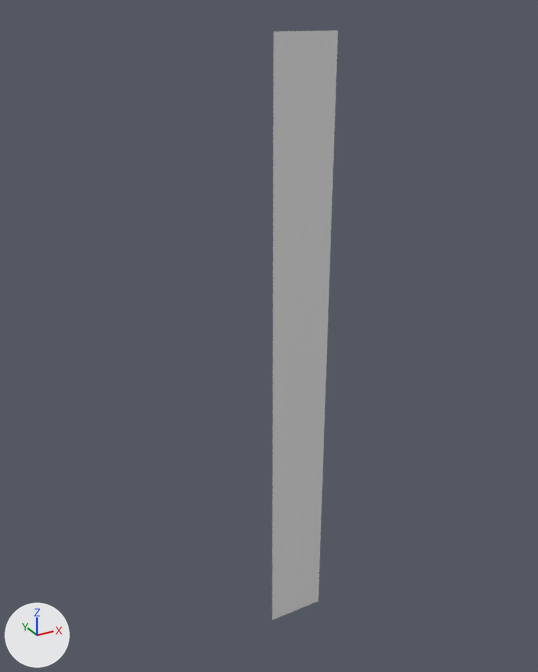
The OBJ model Bakkie doen/Assets/Tiled2Unity/Meshes/Red_Minigame.obj as it was, and as the next commit left it.
One viewpoint serves both versions: a 50 mm camera at (-4874.0, -7310.0, 216.0) aimed at (-747.0, 194.0, -3536.0). Arrows for +X, +Y and +Z are at lower left; the lights stay in place. Where no turn or scale is listed for an object, it has been applied to the vertices.

Names of what the first picture shows: 'Red_Minigame'.
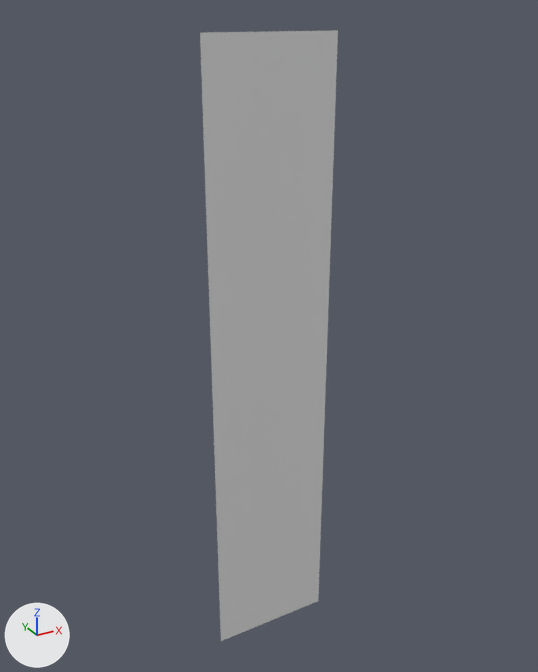
Location of each change, (x1, y1, x2, y2) in pixels of the pictures (538 x 672 px):
'Red_Minigame', reshaped (107% wider): before (272, 30, 338, 620); after (200, 30, 338, 641)
part 1 of me_red_minigame, added: after (200, 31, 274, 641)

Diff of the bpy script that builds the scene:
```diff
--- a/Bakkie doen/Assets/Tiled2Unity/Meshes/Red_Minigame.obj.py
+++ b/Bakkie doen/Assets/Tiled2Unity/Meshes/Red_Minigame.obj.py
@@ me_red_minigame @@
 # used by ob_red_minigame; location = (0.0, 0.0, 0.0)
-me_red_minigame.from_pydata(...)  # 6526 vertices, 6250 faces; spans x -800.0..0.0, y 0.0, z -8000.0..0.0
+me_red_minigame.from_pydata(...)  # 13052 vertices, 12750 faces; spans x -1632.0..0.0, y 0.0, z -8000.0..0.0
+# me_red_minigame part 1: 6526 vertices added at x -1632.0..-832.0, y 0.0, z -8000.0..0.0
```
